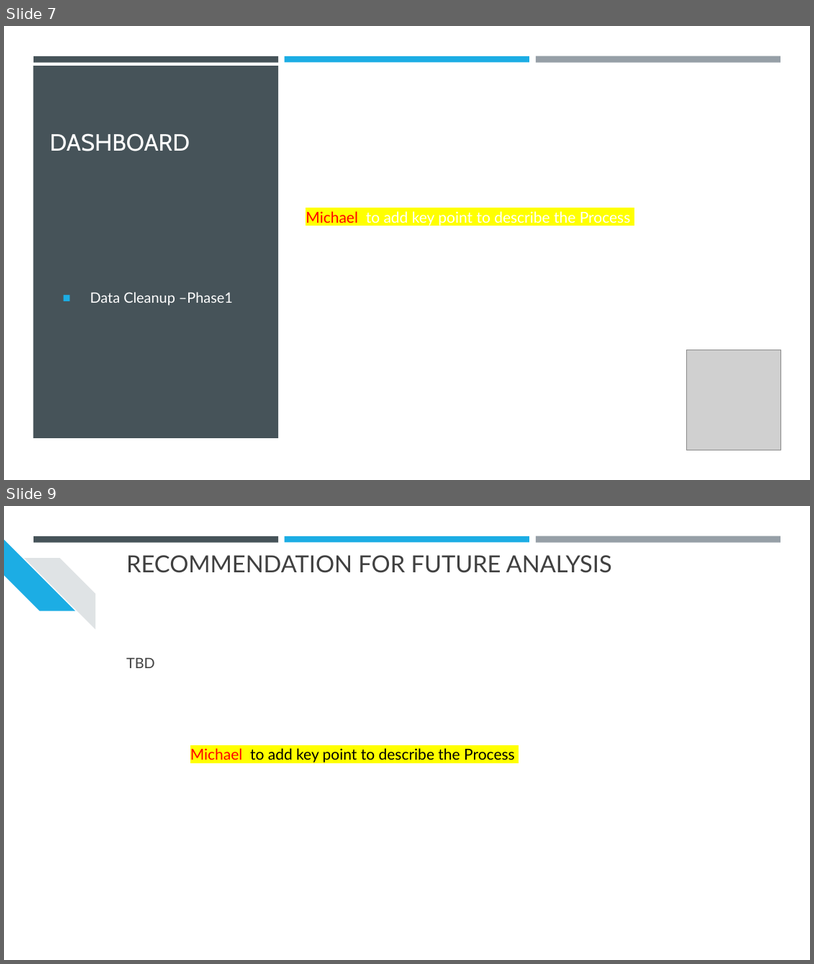
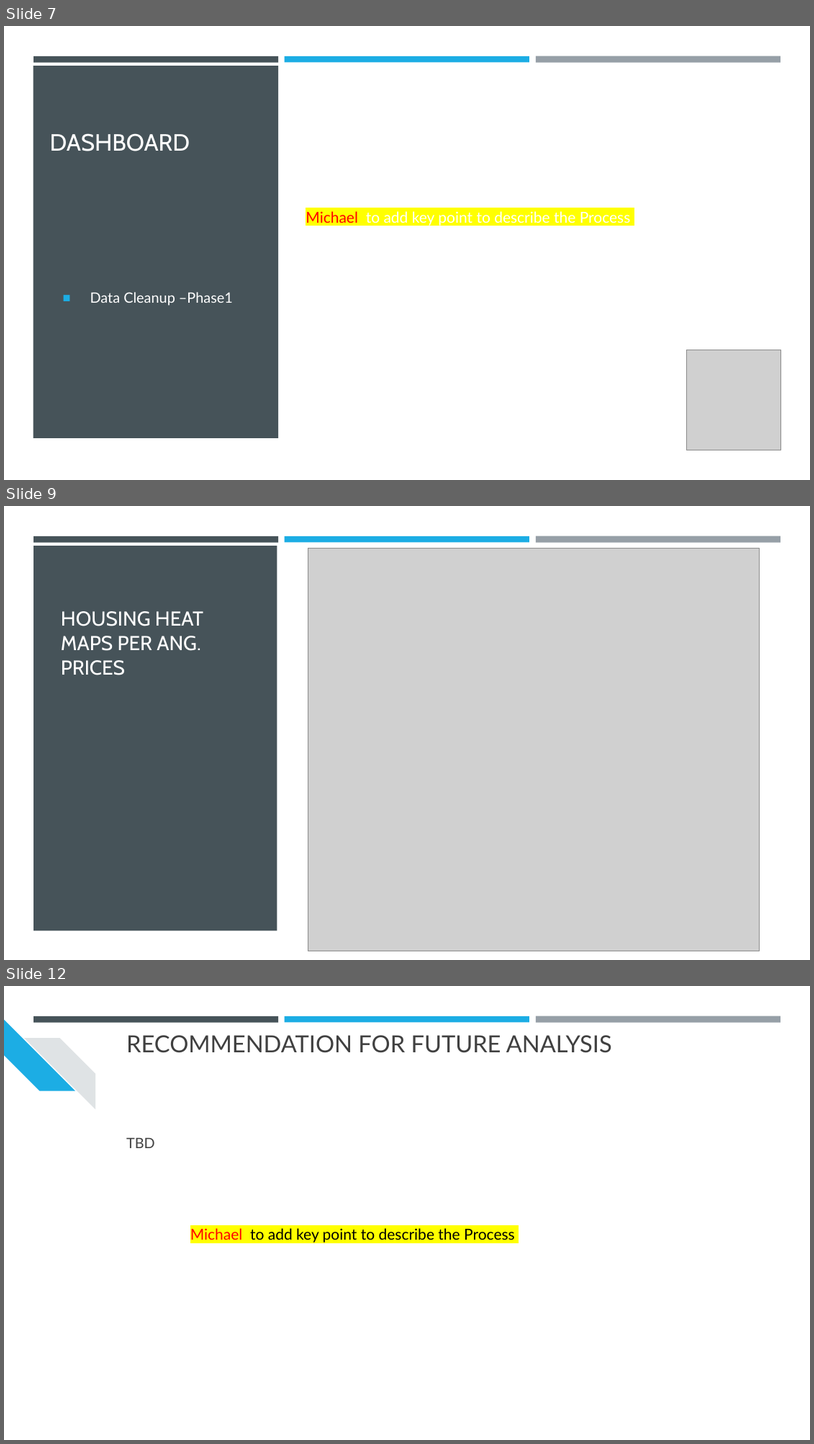
Before and after one commit to srthirum1/Final_Group_Project, a slide deck: Final_Project/CA Housing Prices Analysis.pptx. Shown one above the other, each under a label of ours: slides 7 and 9 before the commit, slides 7, 9 and 12 after it; the slides between them are not shown. The pictures are 814x964 and 814x1444 pixels, drawn with LibreOffice and Linux fonts; fonts in the diff are those of the drawing; grey boxes stand for pictures. Boxes give left, top, right and bottom in pixels: in the first picture for what was removed or moved away, otherwise in the second. Text is boxed around its words. In the diff, an @@ line names an element or a change of style, - is before the commit and + after.

```diff
--- a/Final_Project/CA Housing Prices Analysis.pptx
+++ b/Final_Project/CA Housing Prices Analysis.pptx
@@ slide 9 added at (x1=4, y1=506, x2=810, y2=960), background #FFFFFF; not listed: 3 template elements that a slide beside it also shows @@
@@ rectangle added at (x1=34, y1=546, x2=278, y2=931), fill #465359 @@
@@ picture added at (x1=309, y1=548, x2=760, y2=951) @@
@@ title added at (x1=61, y1=611, x2=203, y2=675), 24 pt, text #FFFFFF @@
+HOUSING HEAT MAPS PER ANG. PRICES
@@ what was slide 9 is now slide 12 @@
```
Also in this commit, not shown: 1 slide changed, 2 other slides added.
